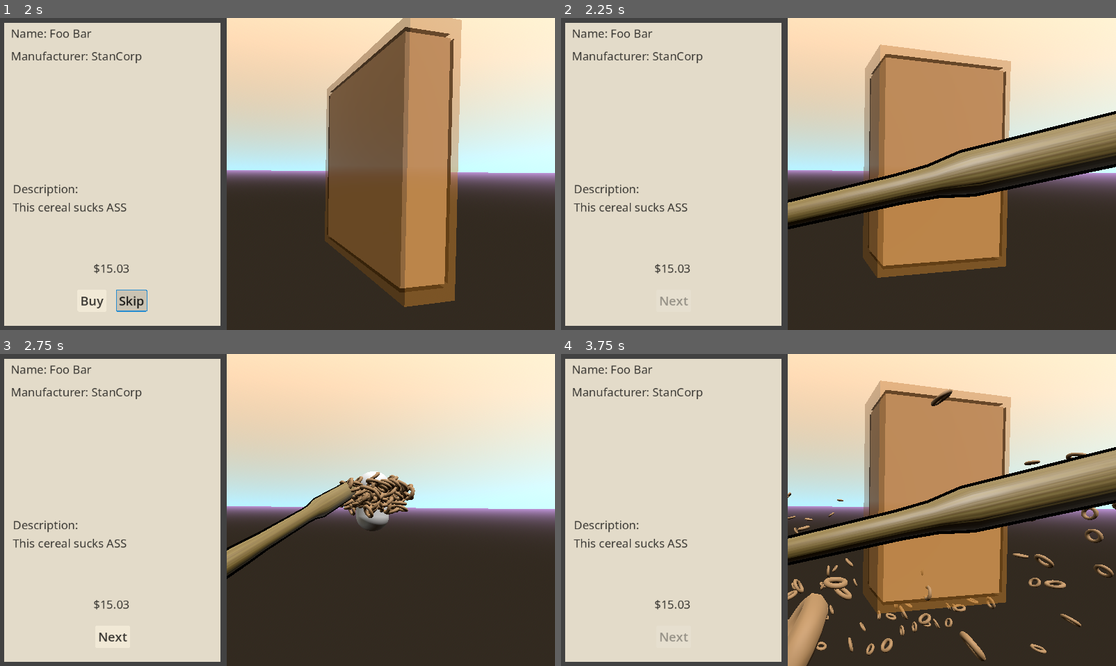
Above: before the commit, frames 1-4 (two rows, left to right).
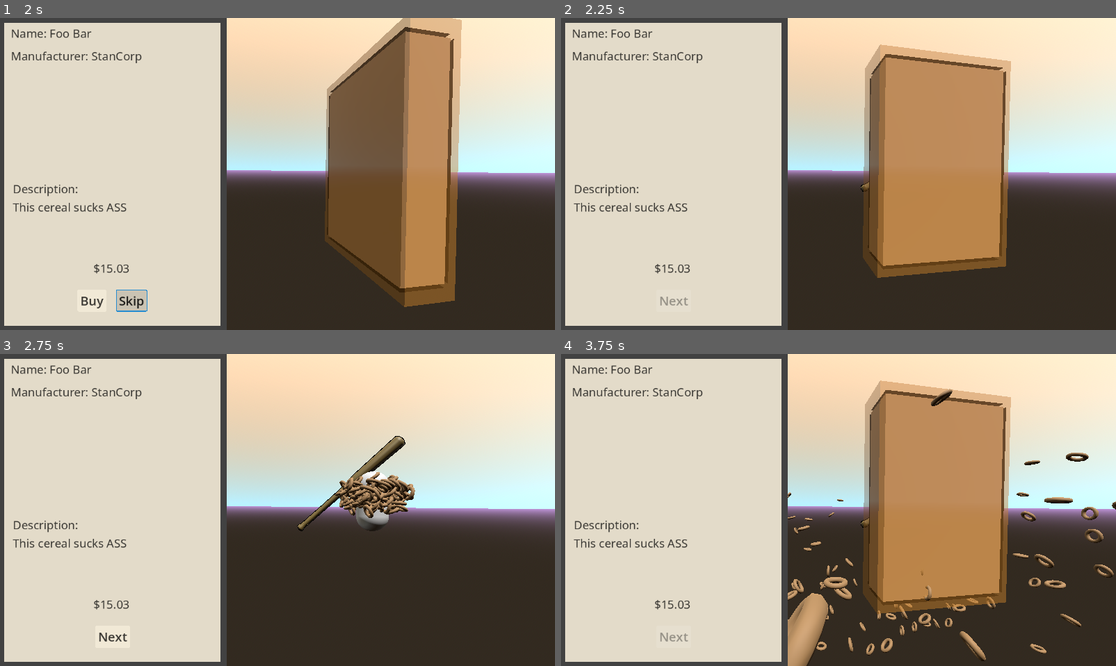
Above: after the commit, the same moments.

Repository: apet2929/NoviceJam2
Game: Godot game, scene res://game.tscn
Same seed, same stepped clock (60 frames per second), same inputs: the game is played once before the commit and once after it.
Inputs:
- Up to frame 1 (2 s): click "Skip" at 0.5 s; click "Skip" at 1.25 s
- Up to frame 2 (2.25 s): click "Buy" at 2 s
- Up to frame 3 (2.75 s): no input
- Up to frame 4 (3.75 s): click "Next" at 2.75 s; click "Buy" at 3.5 s

Frame 1 is identical in both runs. In frame 2, 7.6% of the frame differs, in the area x 40-100%, y 29-68%; in frame 3, 1.9%; in frame 4, 7.6%.

Commit message:
Hitting Animations

Diff:
--- a/game.gd
+++ b/game.gd
@@ -14,7 +14,6 @@
 	$Bat.visible = false
 	$Toy.visible = false
 	spawn_new_box()
-	print("hello world!")
 
 func buy_box():
 	var box = $CerealBox.data
--- a/game.tscn
+++ b/game.tscn
@@ -15,38 +15,41 @@
 
 [sub_resource type="Animation" id="Animation_feb5d"]
 length = 0.001
-tracks/0/type = "position_3d"
+tracks/0/type = "value"
 tracks/0/imported = false
 tracks/0/enabled = true
-tracks/0/path = NodePath(".")
+tracks/0/path = NodePath(".:position")
 tracks/0/interp = 1
 tracks/0/loop_wrap = true
-tracks/0/keys = PackedFloat32Array()
+tracks/0/keys = {
+"times": PackedFloat32Array(0),
+"transitions": PackedFloat32Array(1),
+"update": 0,
+"values": [Vector3(3.60052, 0, 5.75074)]
+}
+tracks/1/type = "value"
+tracks/1/imported = false
+tracks/1/enabled = true
+tracks/1/path = NodePath(".:rotation")
+tracks/1/interp = 1
+tracks/1/loop_wrap = true
+tracks/1/keys = {
+"times": PackedFloat32Array(0),
+"transitions": PackedFloat32Array(1),
+"update": 0,
+"values": [Vector3(-1.2533, -1.19221, 0.697544)]
+}
 
 [sub_resource type="Animation" id="Animation_e2o6t"]
 resource_name = "swing"
 length = 5.0
-tracks/0/type = "position_3d"
+tracks/0/type = "method"
 tracks/0/imported = false
 tracks/0/enabled = true
-tracks/0/path = NodePath(".")
+tracks/0/path = NodePath("..")
 tracks/0/interp = 1
 tracks/0/loop_wrap = true
-tracks/0/keys = PackedFloat32Array(0.0333333, 1, 3.60052, 0, 5.75074, 0.533333, 1, 3.60052, 0, 4.87893, 0.866667, 1, 3.60052, 0, 4.21861, 1.8, 1, 3.60052, 0, 5.75074)
-tracks/1/type = "rotation_3d"
-tracks/1/imported = false
-tracks/1/enabled = true
-tracks/1/path = NodePath(".")
-tracks/1/interp = 1
-tracks/1/loop_wrap = true
-tracks/1/keys = PackedFloat32Array(0.0333333, 1, -0.611483, -0.261527, -0.0803488, 0.742453, 0.833333, 1, -0.488063, 0.342208, 0.377044, 0.708891, 1.66667, 1, 0.114251, 0.77589, 0.620436, -0.00119781, 2.7, 1, -0.388697, -0.663211, -0.329674, 0.54807)
-tracks/2/type = "method"
-tracks/2/imported = false
-tracks/2/enabled = true
-tracks/2/path = NodePath("..")
-tracks/2/interp = 1
-tracks/2/loop_wrap = true
-tracks/2/keys = {
+tracks/0/keys = {
 "times": PackedFloat32Array(0.533333),
 "transitions": PackedFloat32Array(1),
 "values": [{
@@ -54,10 +57,38 @@
 "method": &"explode"
 }]
 }
+tracks/1/type = "value"
+tracks/1/imported = false
+tracks/1/enabled = true
+tracks/1/path = NodePath(".:position")
+tracks/1/interp = 1
+tracks/1/loop_wrap = true
+tracks/1/keys = {
+"times": PackedFloat32Array(0),
+"transitions": PackedFloat32Array(1),
+"update": 0,
+"values": [Vector3(-4.47062, 0, 0.677776)]
+}
+tracks/2/type = "value"
+tracks/2/imported = false
+tracks/2/enabled = true
+tracks/2/path = NodePath(".:rotation")
+tracks/2/interp = 1
+tracks/2/loop_wrap = true
+tracks/2/keys = {
+"times": PackedFloat32Array(0, 0.133333, 0.566667),
+"transitions": PackedFloat32Array(0.353553, 2.63902, 1),
+"update": 0,
+"values": [Vector3(-1.2533, 0.974839, 0.697544), Vector3(-1.25315, 0.0453786, 0.698132), Vector3(-0.492183, 4.71937, 0.698132)]
+}
+
+[sub_resource type="Animation" id="Animation_iotsf"]
+resource_name = "smack"
 
 [sub_resource type="AnimationLibrary" id="AnimationLibrary_fc0e3"]
 _data = {
 &"RESET": SubResource("Animation_feb5d"),
+&"smack": SubResource("Animation_iotsf"),
 &"swing": SubResource("Animation_e2o6t")
 }
 
@@ -81,7 +112,7 @@
 light_energy = 2.778
 
 [node name="Bat" parent="." instance=ExtResource("2_e2o6t")]
-transform = Transform3D(0.999999, 0, 0, 0, 1, 0, 0, 0, 1, 0, 0, 0)
+transform = Transform3D(0.850295, 0.439149, -0.290079, 0.200528, 0.239265, 0.950022, 0.486606, -0.865968, 0.115385, 3.60052, 0, 5.75074)
 
 [node name="AnimationPlayer" type="AnimationPlayer" parent="Bat"]
 libraries = {
Not shown: 1 places in game.tscn that only renumber resources
